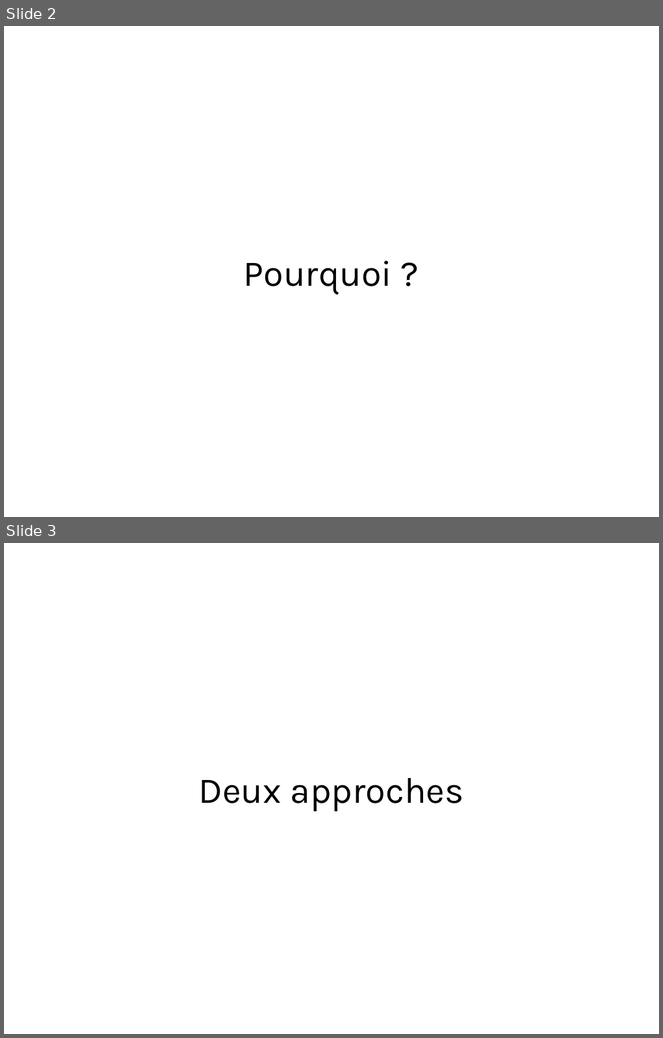
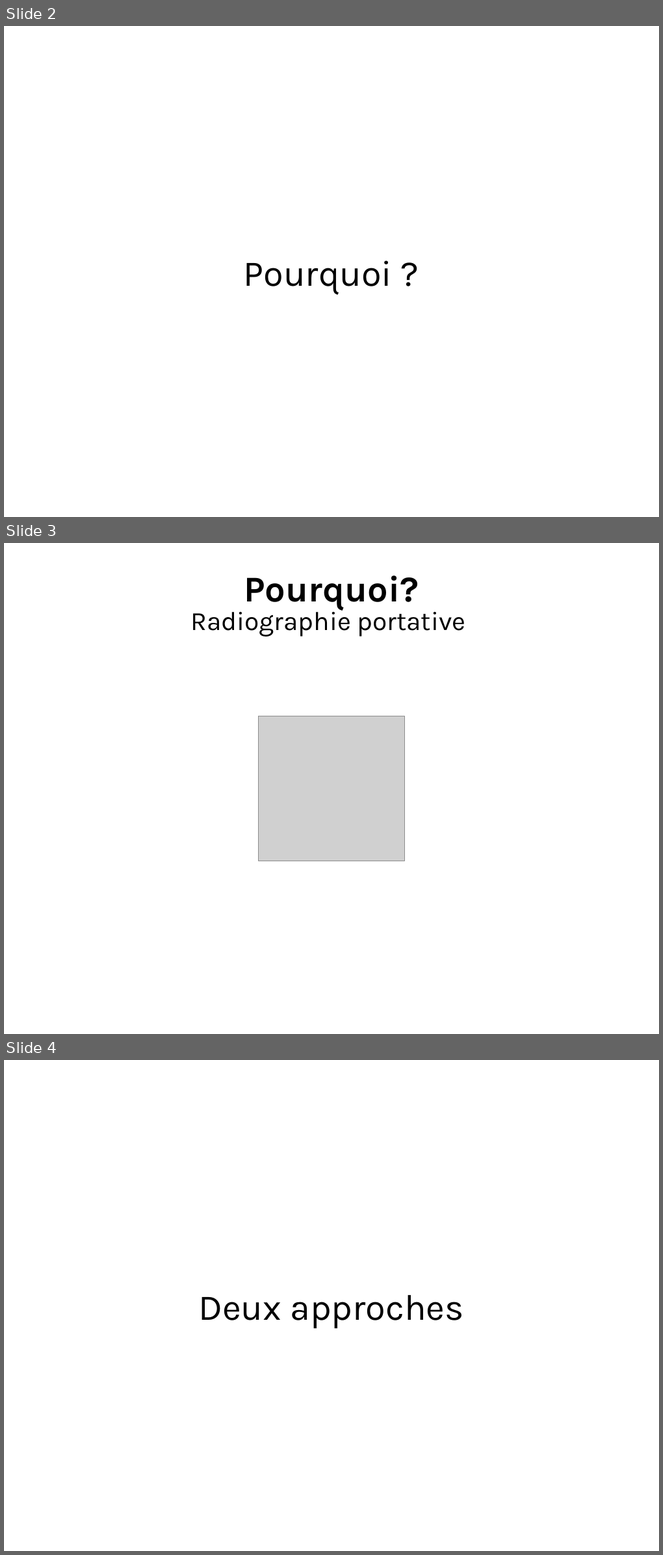
Before and after one commit to ewen-lbh/bone-fracture-detection, a slide deck: slides/mpsi/slides.odp. Shown one above the other, each under a label of ours: slides 2 and 3 before the commit, slides 2, 3 and 4 after it. The pictures are 663x1038 and 663x1555 pixels, drawn with LibreOffice and Linux fonts; fonts in the diff are those of the drawing; grey boxes stand for pictures. Boxes give left, top, right and bottom in pixels: in the first picture for what was removed or moved away, otherwise in the second. Text is boxed around its words. In the diff, an @@ line names an element or a change of style, - is before the commit and + after.

```diff
--- a/slides/mpsi/slides.odp
+++ b/slides/mpsi/slides.odp
@@ slide 3 added at bbox=[4, 543, 659, 1034], background #FFFFFF @@
@@ title added at bbox=[244, 575, 419, 611], 44 pt, text #000000, bold @@
+Pourquoi?
@@ text added at bbox=[191, 606, 466, 637], 32 pt, text #000000 @@
+Radiographie portative
@@ picture added at bbox=[258, 717, 405, 861] @@
@@ what was slide 3 is now slide 4 @@
```
Also in this commit, not shown: 5 slides removed.
